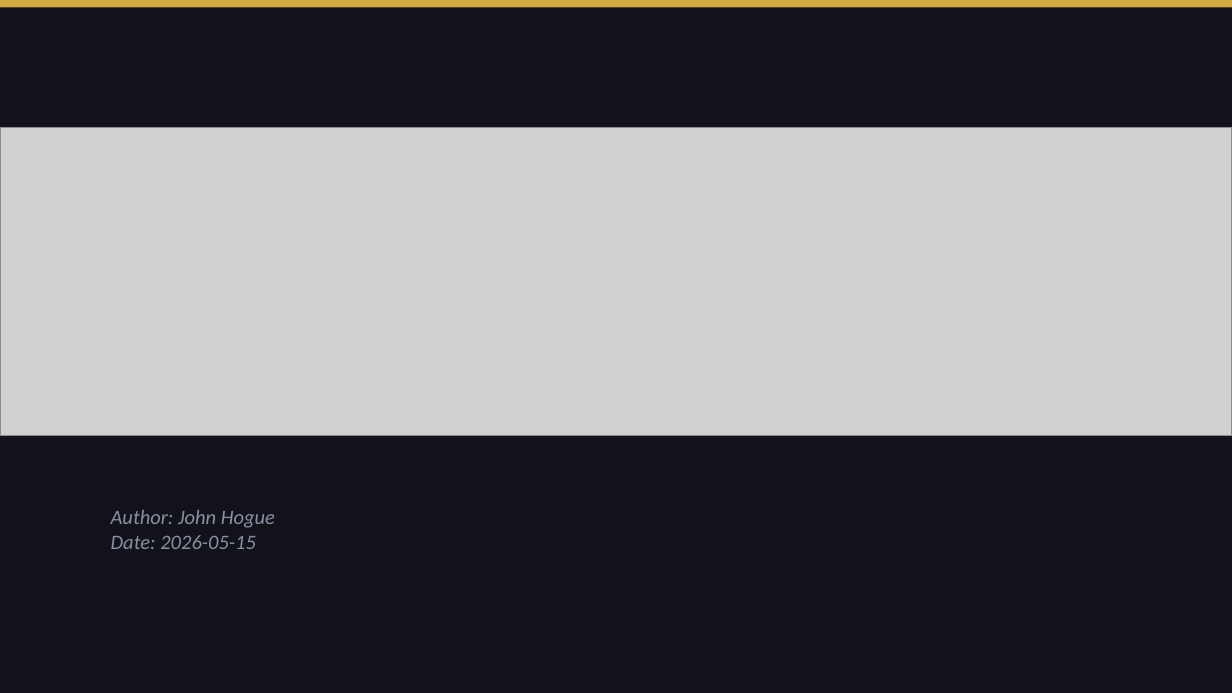
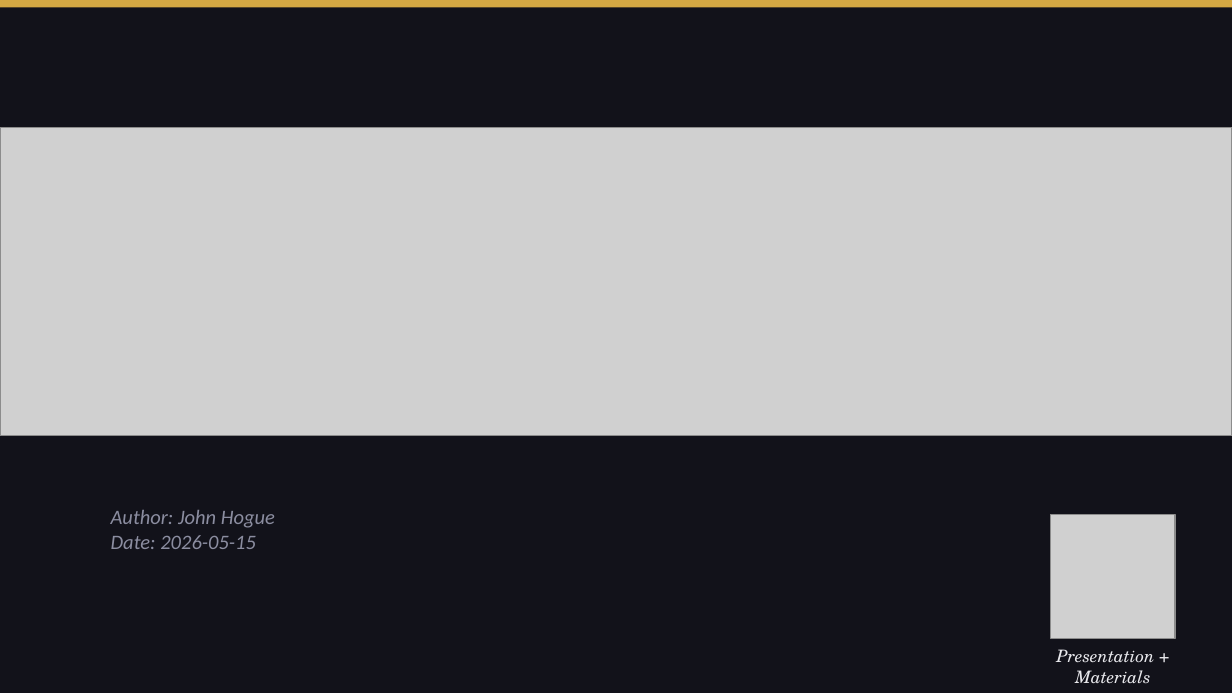
Before and after one commit to dreyco676/Crowd-Sourced-Truth, a slide deck: slide 1 of crowd-sourced-truth-deck.pptx. Drawn at 1232x693 pixels with LibreOffice and Linux fonts; fonts in the diff are those of the drawing; grey boxes stand for pictures. Boxes give left, top, right and bottom in pixels: in the first picture for what was removed or moved away, otherwise in the second. Text is boxed around its words. In the diff, an @@ line names an element or a change of style, - is before the commit and + after.

```diff
--- a/crowd-sourced-truth-deck.pptx
+++ b/crowd-sourced-truth-deck.pptx
@@ picture added at [1051, 514, 1175, 638] @@
@@ text added at [1056, 649, 1154, 684], 10 pt, text #E8E8EC, italic @@
+Presentation + Materials
```
